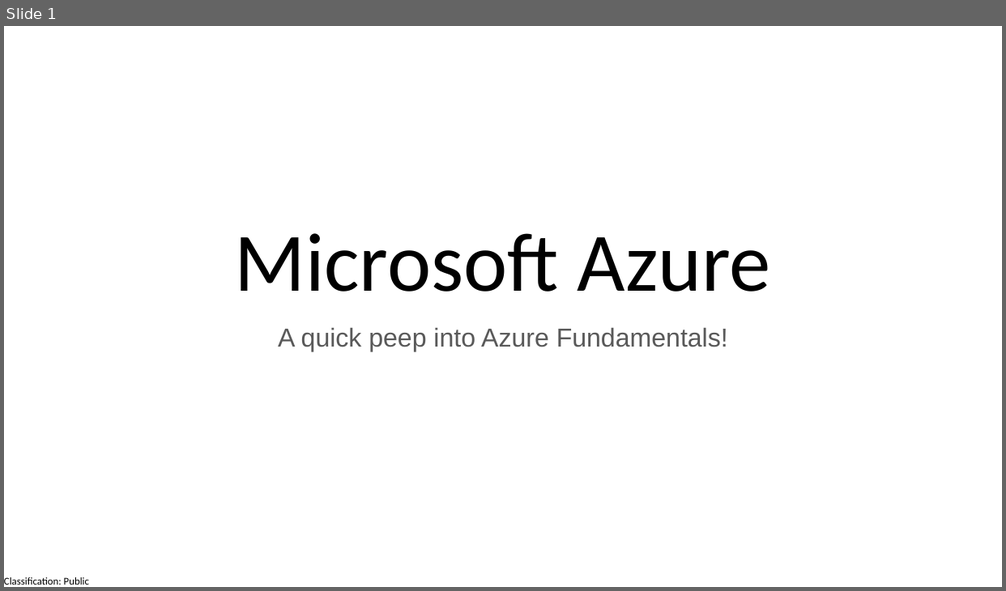
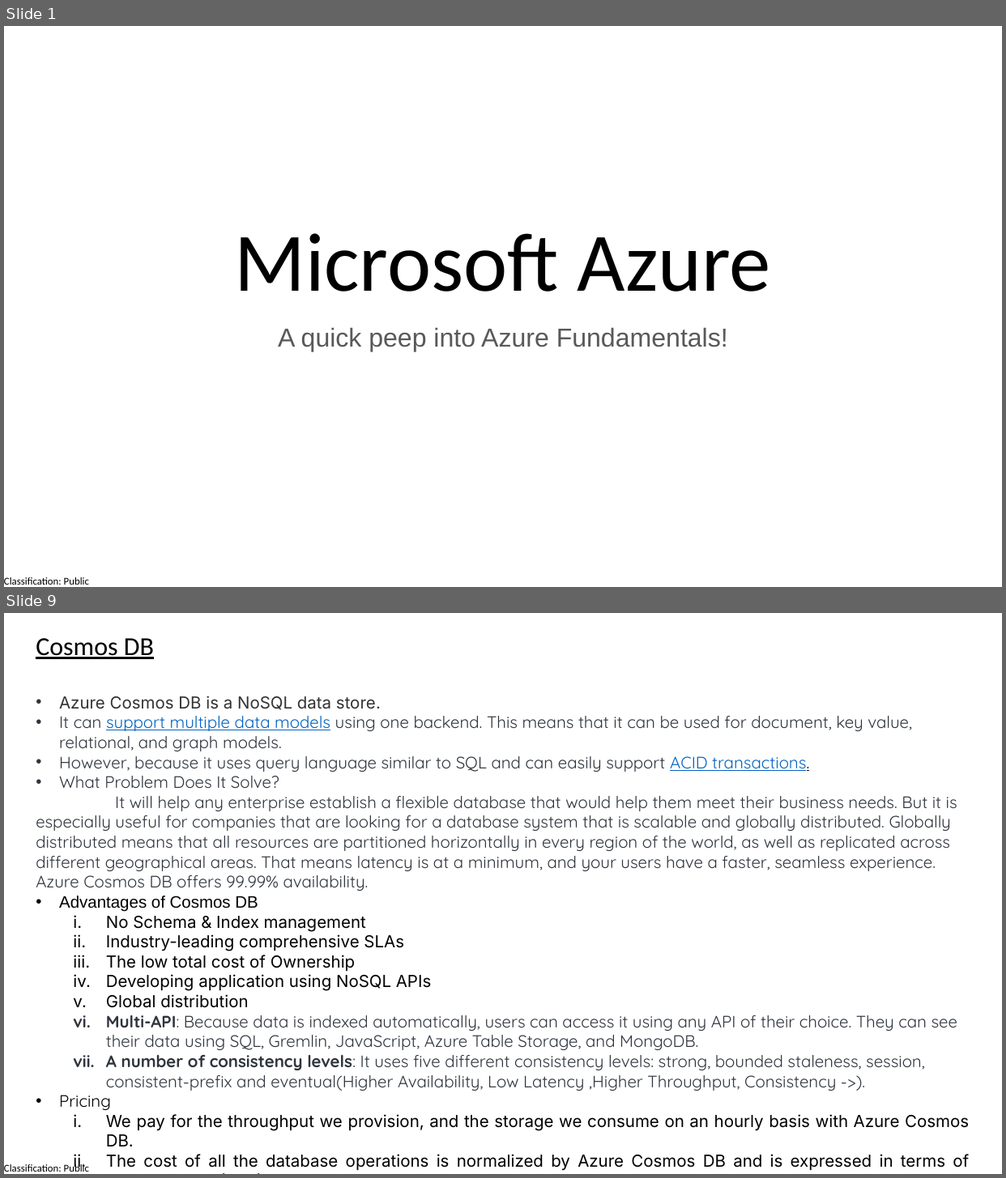
Before and after one commit to manaswiniray/Maersk.Azure.Practice, a slide deck: Microsoft Azure.pptx. Shown one above the other, each under a label of ours: slide 1 before the commit, slides 1 and 9 after it; the slides between them are not shown. The pictures are 1006x591 and 1006x1178 pixels, drawn with LibreOffice and Linux fonts; fonts in the diff are those of the drawing. Boxes give left, top, right and bottom in pixels: in the first picture for what was removed or moved away, otherwise in the second. Text is boxed around its words. In the diff, an @@ line names an element or a change of style, - is before the commit and + after.

```diff
--- a/Microsoft Azure.pptx
+++ b/Microsoft Azure.pptx
@@ slide 9 added at (4, 613, 1002, 1174), background #FFFFFF; not listed: 1 template element that a slide beside it also shows @@
@@ text added at (36, 638, 969, 1171), 16 pt, text #2F353E @@
+Cosmos DB
+• Azure Cosmos DB is a NoSQL data store.
+• It can support multiple data models using one backend. This means that it can be used for document, key value, relational, and graph models.
+• However, because it uses query language similar to SQL and can easily support ACID transactions.
+• What Problem Does It Solve?
+It will help any enterprise establish a flexible database that would help them meet their business needs. But it is especially useful for companies that are looking for a database system that is scalable and globally distributed. Globally distributed means that all resources are partitioned horizontally in every region of the world, as well as replicated across different geographical areas. That means latency is at a minimum, and your users have a faster, seamless experience. Azure Cosmos DB offers 99.99% availability.
+• Advantages of Cosmos DB
+  i. No Schema & Index management
+  ii. Industry-leading comprehensive SLAs
+  iii. The low total cost of Ownership
+  iv. Developing application using NoSQL APIs
+  v. Global distribution
+  vi. Multi-API: Because data is indexed automatically, users can access it using any API of their choice. They can see their data using SQL, Gremlin, JavaScript, Azure Table Storage, and MongoDB.
+  vii. A number of consistency levels: It uses five different consistency levels: strong, bounded staleness, session, consistent-prefix and eventual(Higher Availability, Low Latency ,Higher Throughput, Consistency ->).
+• Pricing
+  i. We pay for the throughput we provision, and the storage we consume on an hourly basis with Azure Cosmos DB.
+  ii. The cost of all the database operations is normalized by Azure Cosmos DB and is expressed in terms of Request Units (RUs)
```
Also in this commit, not shown: 7 other slides added, 1 slide removed.
